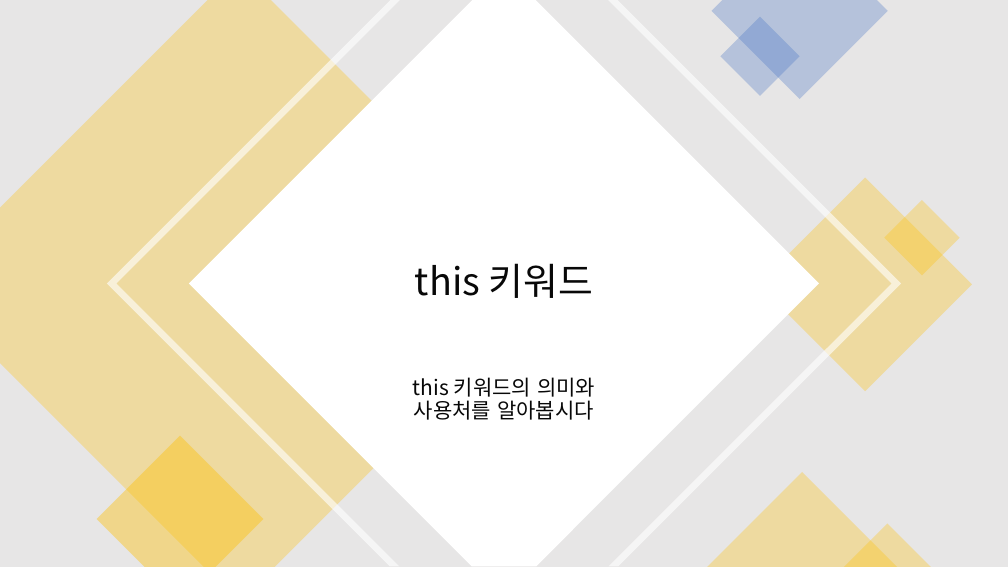
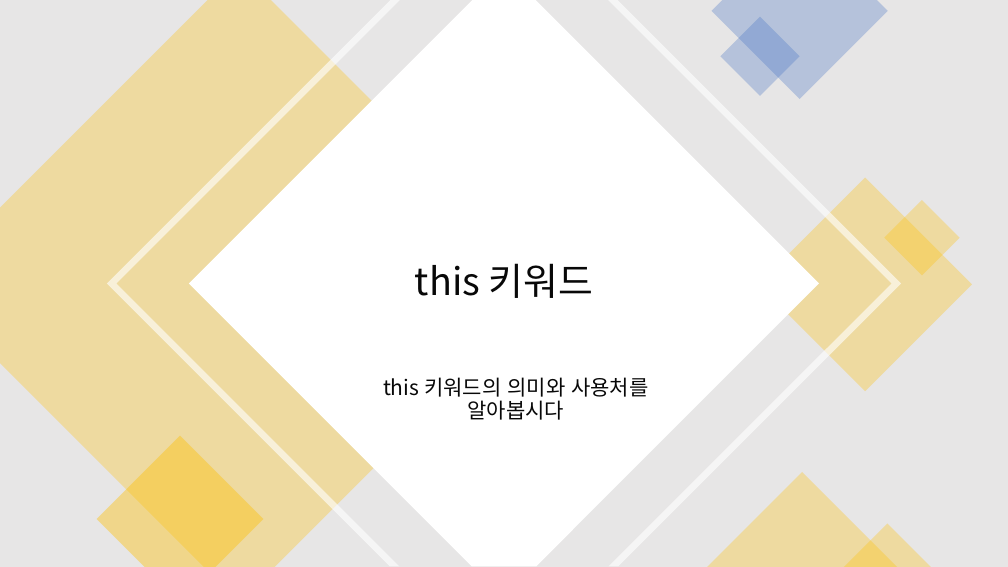
Before and after one commit to kjh99660/Study_powerpoint, a slide deck: slide 16 of c# 스터디 4주 차.pptx (slide 15 before the commit). Drawn at 1008x567 pixels with LibreOffice and Linux fonts; fonts in the diff are those of the drawing. Boxes give left, top, right and bottom in pixels: in the first picture for what was removed or moved away, otherwise in the second. Text is boxed around its words. In the diff, an @@ line names an element or a change of style, - is before the commit and + after.

```diff
--- a/c# 스터디 4주 차.pptx
+++ b/c# 스터디 4주 차.pptx
@@ text "this 키워드의 의미와 사용처를 알아봅시다" rewrapped from [413,377,595,420] to [383,377,648,420] @@
```
Also in this commit, not shown: 5 other slides changed, 3 slides added, 1 slide removed, 1 other file.
